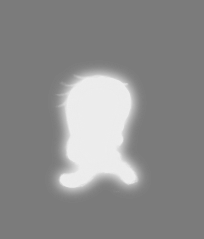
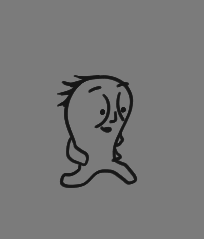
Before/after of a 204x239 layered artwork. What changed in the layer stack:
added layer "Layer 38" in group "Group 1" over [57, 75, 138, 188]
hid group "Group 16" (3 layers) over [48, 63, 149, 200]
